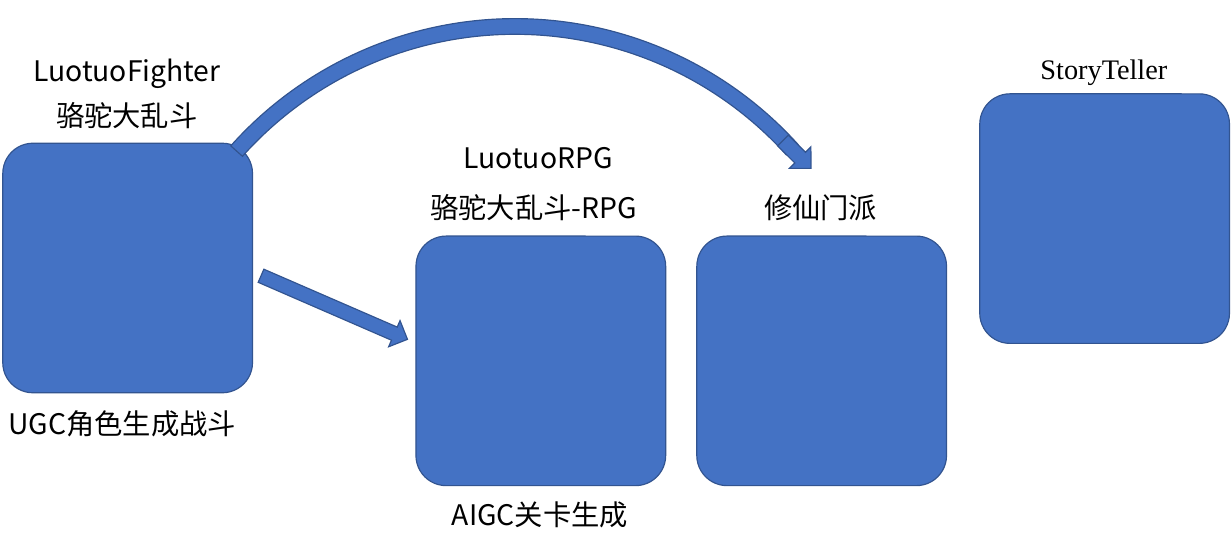
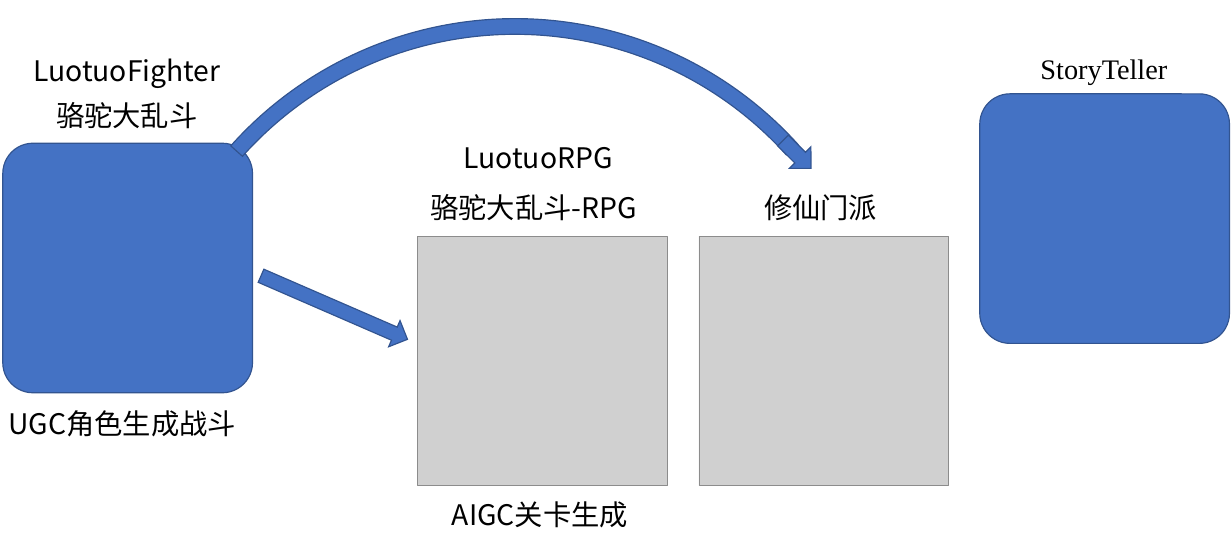
Before and after one commit to LC1332/Luotuo-Fighter, a slide deck: slide 1 of figures/FeatureList.pptx. Drawn at 1232x536 pixels with LibreOffice and Linux fonts; fonts in the diff are those of the drawing; grey boxes stand for pictures. Boxes give left, top, right and bottom in pixels: in the first picture for what was removed or moved away, otherwise in the second. Text is boxed around its words. In the diff, an @@ line names an element or a change of style, - is before the commit and + after.

```diff
--- a/figures/FeatureList.pptx
+++ b/figures/FeatureList.pptx
@@ rounded rectangle removed at (416, 236, 665, 485) @@
@@ picture added at (417, 237, 667, 485) @@
@@ rounded rectangle removed at (697, 236, 946, 485) @@
@@ picture added at (699, 236, 949, 485) @@
```
Also in this commit, not shown: 1 other file.
